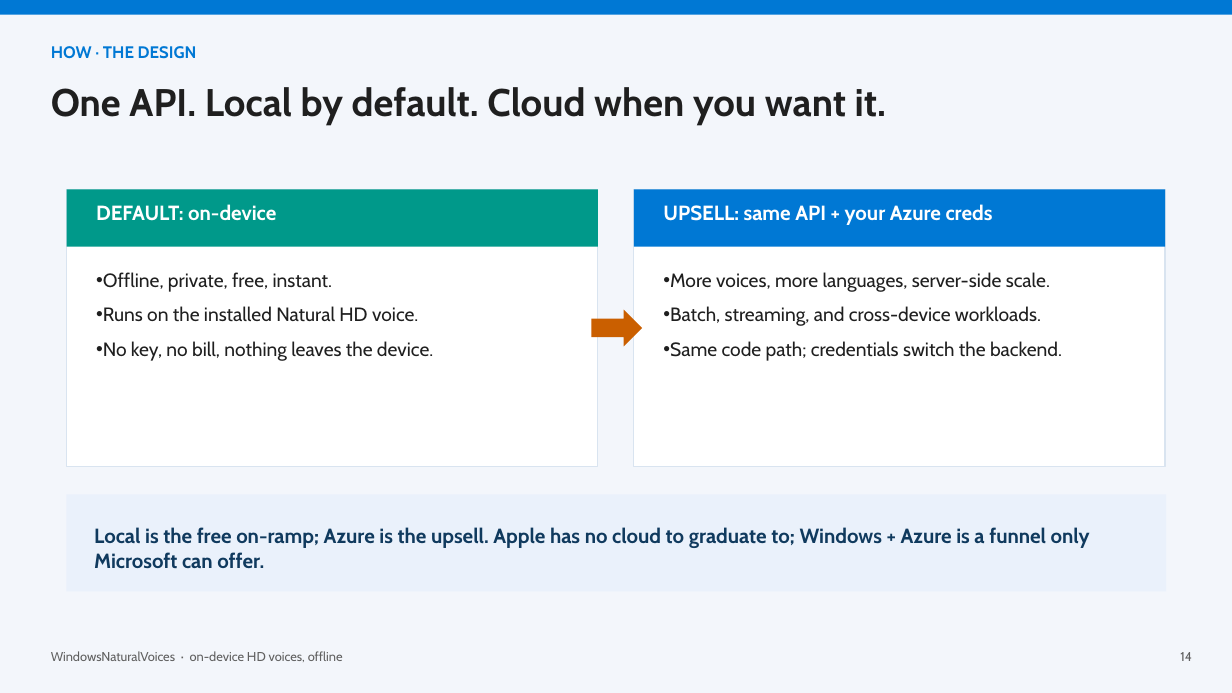
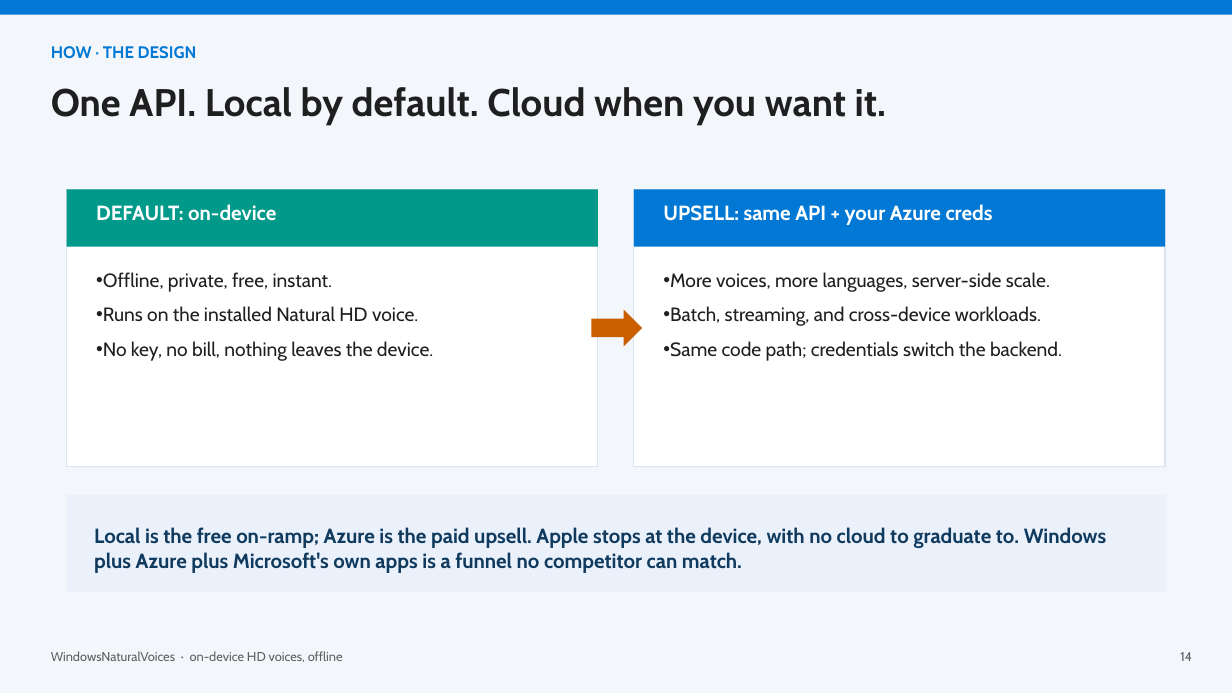
Before and after one commit to aclinick/claros, a slide deck: slide 14 of docs/pitch/live-voiceover.pptx. Drawn at 1232x693 pixels with LibreOffice and Linux fonts; fonts in the diff are those of the drawing. Boxes give left, top, right and bottom in pixels: in the first picture for what was removed or moved away, otherwise in the second. Text is boxed around its words. In the diff, an @@ line names an element or a change of style, - is before the commit and + after.

```diff
--- a/docs/pitch/live-voiceover.pptx
+++ b/docs/pitch/live-voiceover.pptx
@@ text at [94, 527, 1106, 573]: text changed @@
-Local is the free on-ramp; Azure is the upsell. Apple has no cloud to graduate to; Windows + Azure is a funnel only Microsoft can offer.
+Local is the free on-ramp; Azure is the paid upsell. Apple stops at the device, with no cloud to graduate to. Windows plus Azure plus Microsoft's own apps is a funnel no competitor can match.
```
Also in this commit, not shown: 2 other files.
